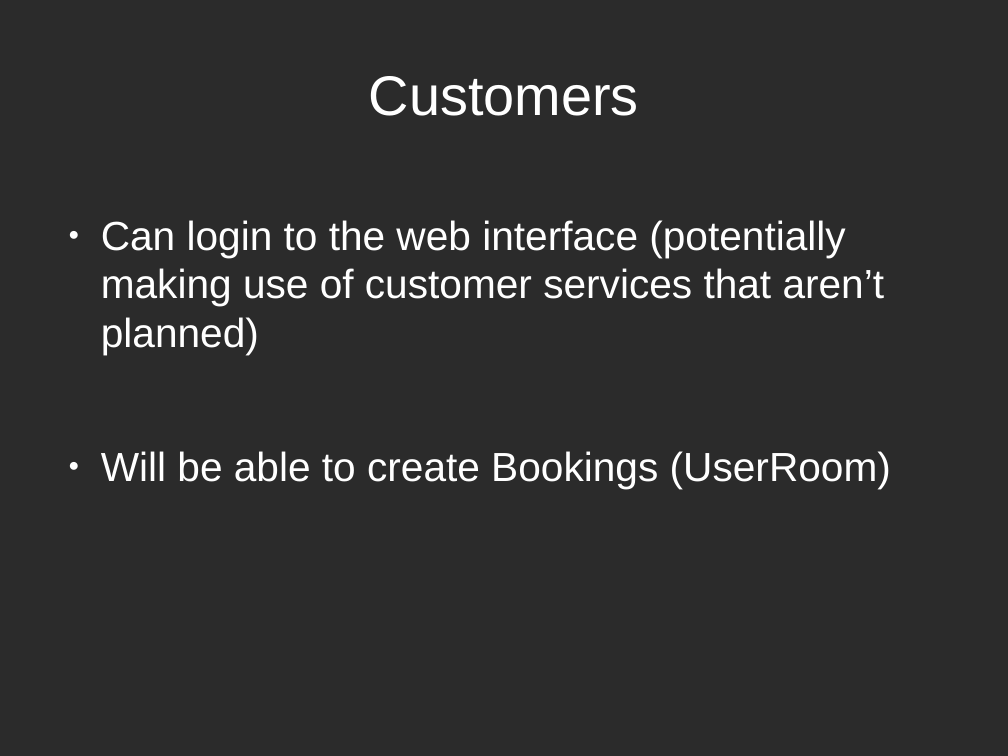
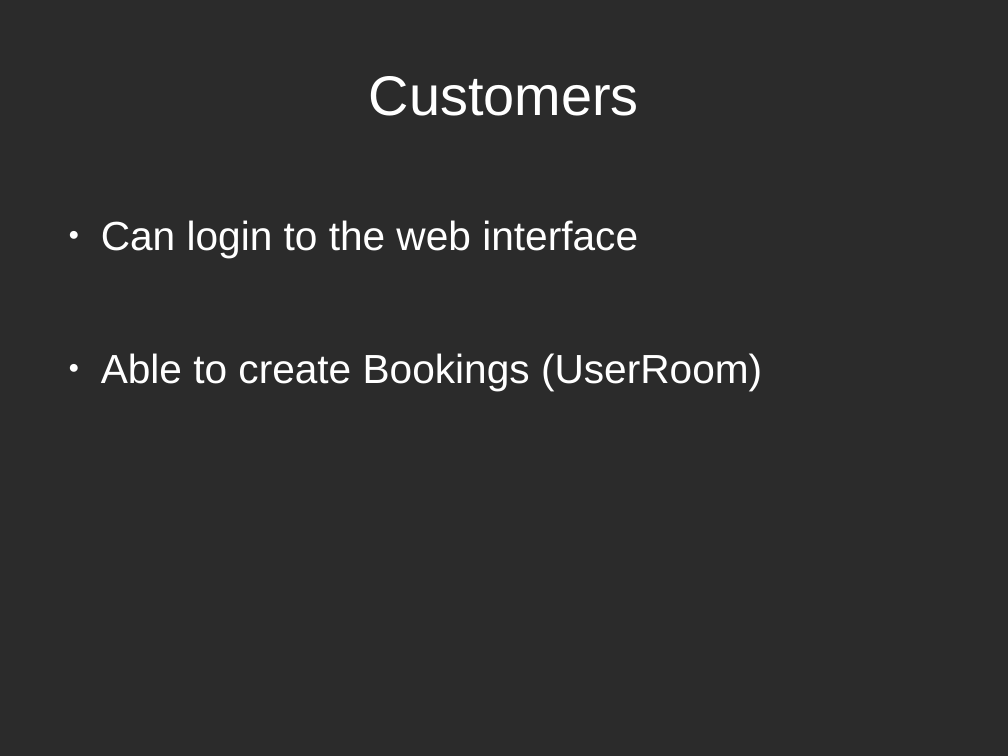
Before and after one commit to EdoardoLenzi9/Advanced-Programming-CPP-Dodo-Neko, a slide deck: slide 22 of Documentation/Milestone 4.odp (slide 19 before the commit). Drawn at 1008x756 pixels with LibreOffice and Linux fonts; fonts in the diff are those of the drawing; background and template pictures are left out; a plain dark background stands for a picture behind light text. Boxes give left, top, right and bottom in pixels: in the first picture for what was removed or moved away, otherwise in the second. Text is boxed around its words. In the diff, an @@ line names an element or a change of style, - is before the commit and + after.

```diff
--- a/Documentation/Milestone 4.odp
+++ b/Documentation/Milestone 4.odp
@@ text at [101,220,762,391]: text changed @@
-● Can login to the web interface (potentially making use of customer services that aren’t planned)
-● Will be able to create Bookings (UserRoom)
+● Can login to the web interface
+● Able to create Bookings (UserRoom)
```
Also in this commit, not shown: 4 other slides changed, 3 slides added.
